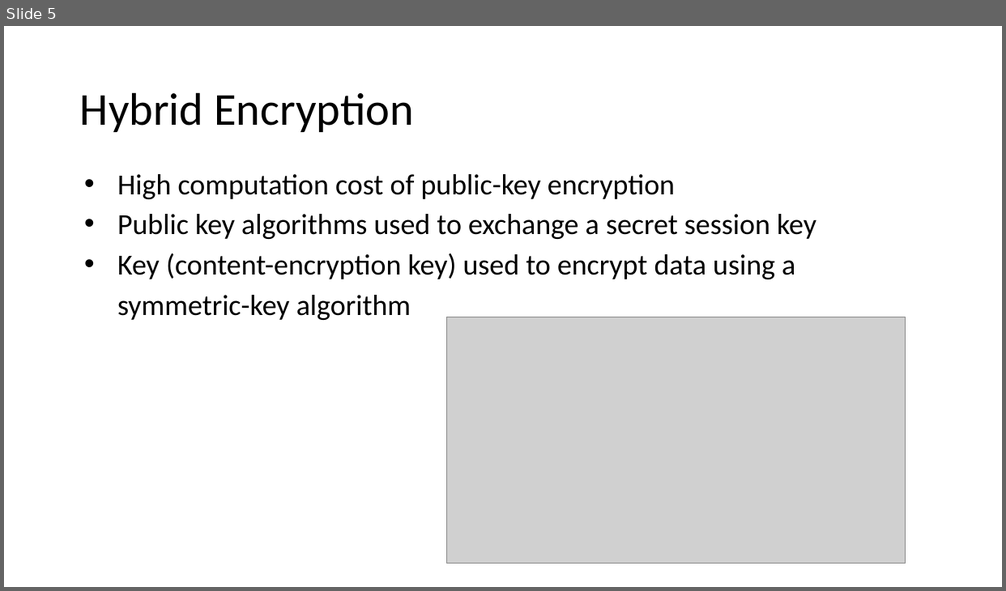
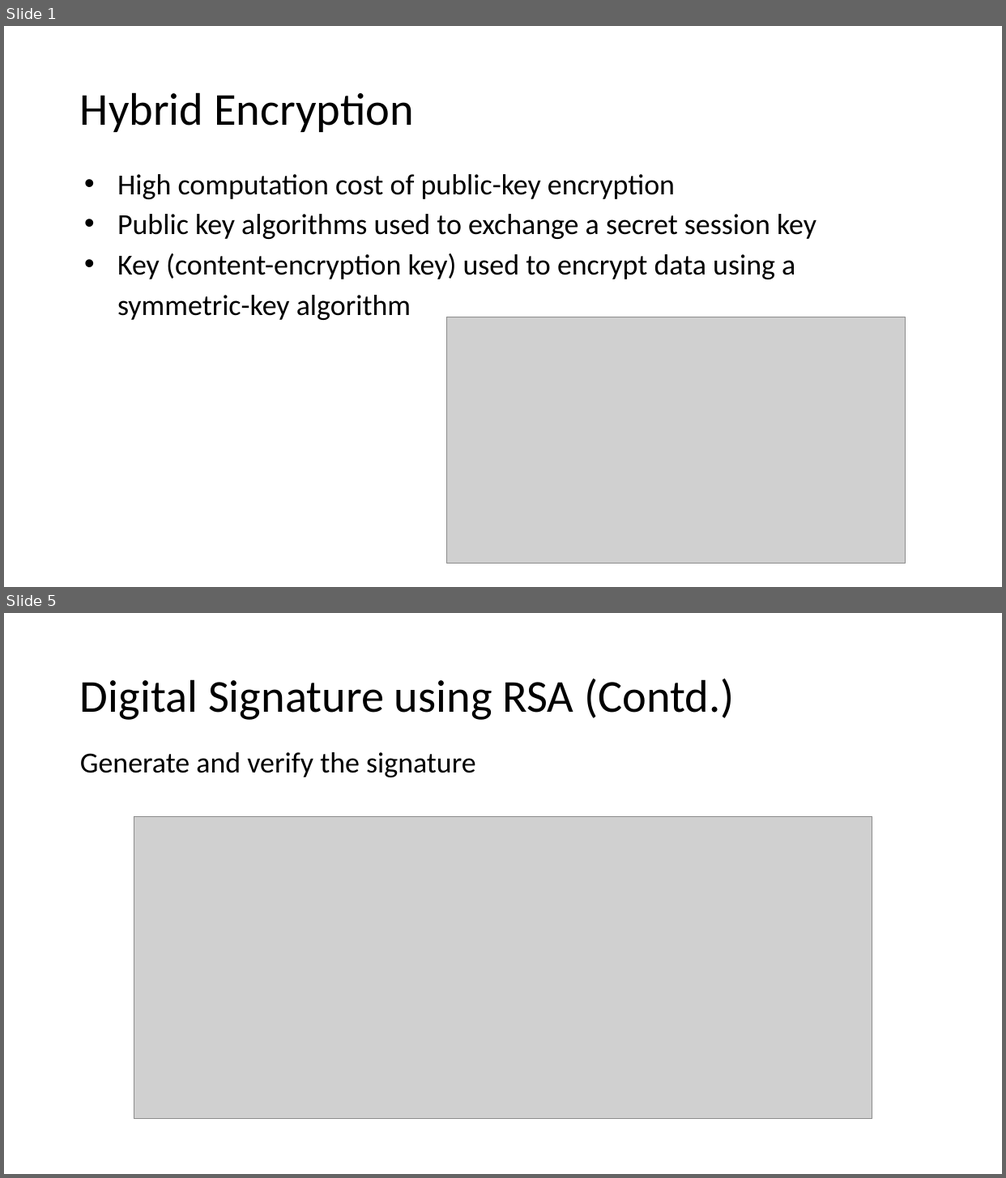
Before and after one commit to ayatkhosh/first, a slide deck: C03_Public_Key_Encryption.pptx. Shown one above the other, each under a label of ours: slide 5 before the commit, slides 1 and 5 after it; the slides between them are not shown. The pictures are 1006x591 and 1006x1178 pixels, drawn with LibreOffice and Linux fonts; fonts in the diff are those of the drawing; grey boxes stand for pictures. Boxes give left, top, right and bottom in pixels: in the first picture for what was removed or moved away, otherwise in the second. Text is boxed around its words. In the diff, an @@ line names an element or a change of style, - is before the commit and + after.

```diff
--- a/C03_Public_Key_Encryption.pptx
+++ b/C03_Public_Key_Encryption.pptx
@@ slide 5 added at box(4, 613, 1002, 1174), background #FFFFFF @@
@@ title added at box(80, 679, 734, 720), 44 pt, text #000000 @@
+Digital Signature using RSA (Contd.)
@@ text added at box(80, 752, 476, 777), 28 pt, text #000000 @@
+Generate and verify the signature
@@ picture added at box(134, 816, 872, 1119) @@
@@ what was slide 5 is now slide 1 @@
```
Also in this commit, not shown: 1 slide changed, 4 other slides added, 8 slides removed, 1 other file.
